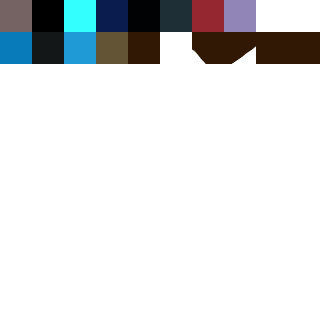
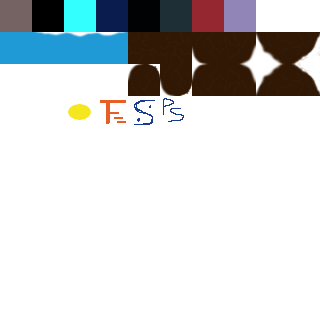
Layer changes from the first (320, 320) image to the second:
added layer "Pasted Layer" above "Tiles" over [128, 64, 160, 96]
painted on "Tiles" over [0, 32, 320, 125]
